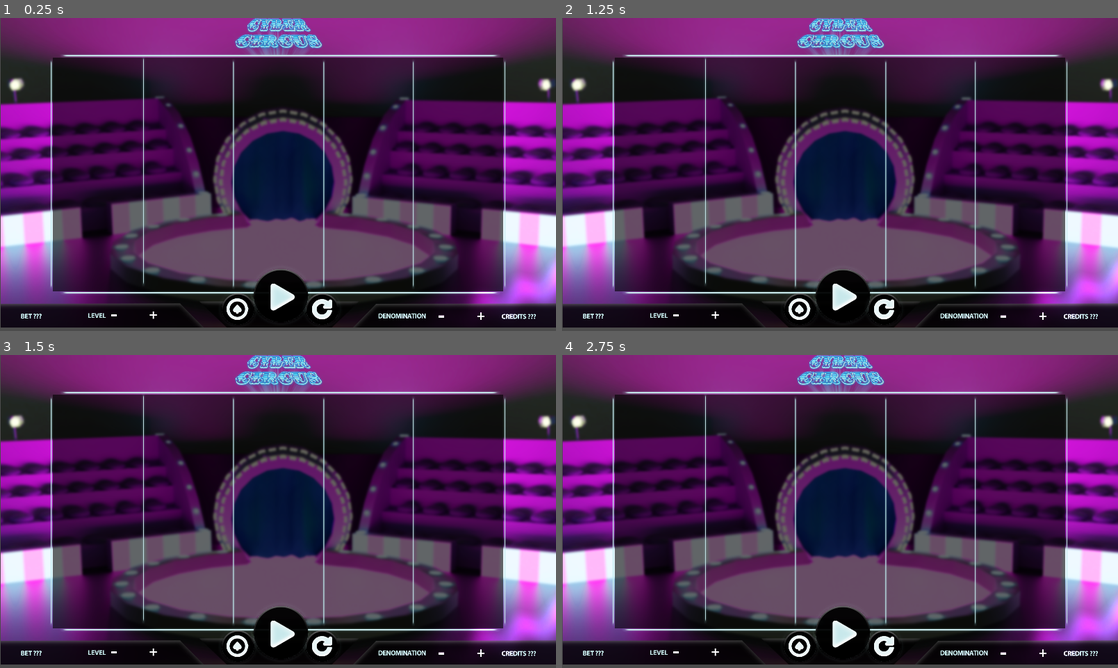
Above: before the commit, frames 1-4 (two rows, left to right).
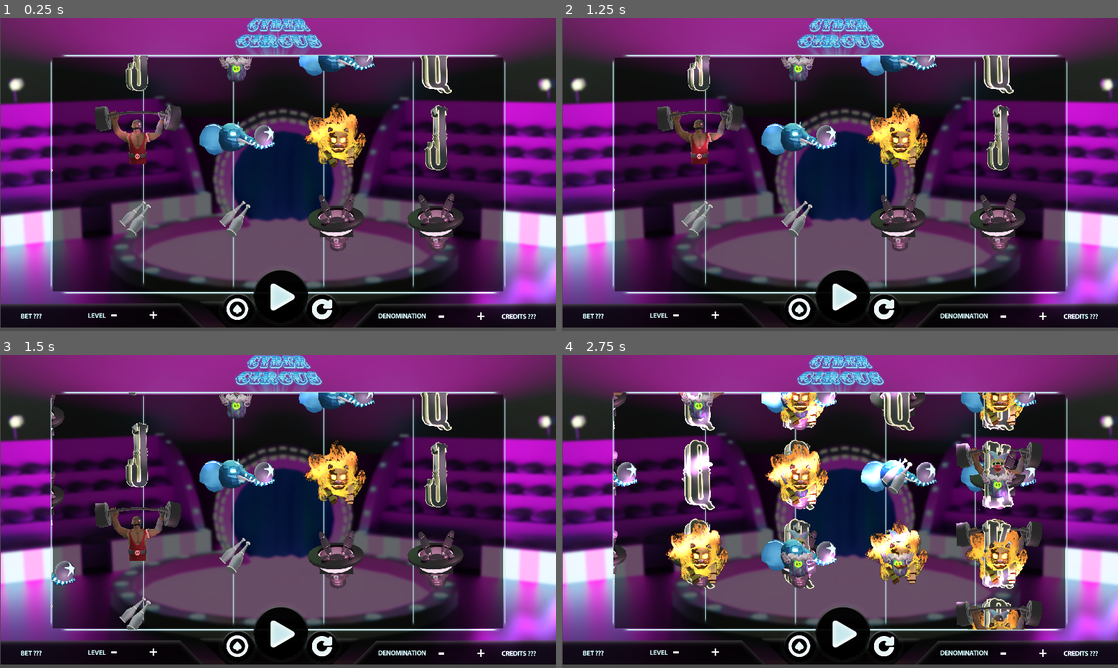
Above: after the commit, the same moments.

Repository: Laxingo/Cyber-circus-2
Game: Godot game, scene res://scenes/Main.tscn
Two runs of this game, one before a commit and one after it. Both use one fixed random seed, a clock stepped at 60 frames per second and the inputs below. The project has no main scene, so this scene is started directly.
Inputs (mouse positions are in pixels of both pictures, inside the frame that each line leads up to):
- Up to frame 1 (0.25 s): no input
- Up to frame 2 (1.25 s): click (845, 293) at 0.5 s
- Up to frame 3 (1.5 s): click (283, 630) at 1.25 s
- Up to frame 4 (2.75 s): click (845, 630) at 2 s

The runs differ from the first frame. In frame 1, 8.1% of the frame differs, in the area x 9-84%, y 12-75%; in frame 2, 8.1%; in frame 3, 9.0%; in frame 4, 18%, in the area x 9-87%, y 12-88%.

Commit message:
Revert "brauuuu"
This reverts commit 7213001416075eff1286dc3d08552df7512a5c59.

Diff:
--- a/Scripts/SlotMachine.gd
+++ b/Scripts/SlotMachine.gd
@@ -72,7 +72,7 @@
 var col4Mid_name
 var col5Mid_name
 
-var symbolName = ["bunny", "clown", "elephant", "J", "K", "Lion", "Malabare", "Strongman", "Q", "A"];
+var symbolName = ["bunny", "clown", "elephant", "J", "K", "Lion", "Malabare", "Strongman", "Q"];
 
 var bunny = 0
 var clown= 0
@@ -201,7 +201,7 @@
 
 func _randomIcones():
 	random.randomize()
-	var num = random.randi_range(0, 9)
+	var num = random.randi_range(0, 8)
 	if num == 0:
 		tile_name = symbolName[0]
 	elif num == 1:
@@ -220,9 +220,7 @@
 		tile_name = symbolName[7]
 	elif num == 8:
 		tile_name = symbolName[8]
-	elif num == 9:
-		tile_name = symbolName[9]
-	return symbolName[num  %symbolName.size()]
+	return icones[num  %icones.size()]
 
 func _get_result() -> void:
   result = {
--- a/Scripts/SlotTile.gd
+++ b/Scripts/SlotTile.gd
@@ -8,10 +8,8 @@
   pass
 
 func set_icon(tex):
-#	var icon = tex.instance()
-#	$Node2D.add_child(icon)
-	if (tex == "A"):
-		$Node2D.add_child($Sprite)
+	var icon = tex.instance()
+	$Node2D.add_child(icon)
 	set_size(size)
 
 func set_name(nam):
--- a/scenes/Main.tscn
+++ b/scenes/Main.tscn
@@ -3120,7 +3120,7 @@
 scale = Vector2( 0.910988, 0.815587 )
 frames = SubResource( 51 )
 animation = "burn"
-frame = 2
+frame = 7
 playing = true
 
 [node name="RightPaw" type="Sprite" parent="Lion tile/Head"]
@@ -3138,7 +3138,7 @@
 scale = Vector2( 0.683358, 0.683087 )
 frames = SubResource( 52 )
 animation = "kwispy"
-frame = 6
+frame = 1
 playing = true
 
 [node name="AnimationPlayer" type="AnimationPlayer" parent="Lion tile"]
